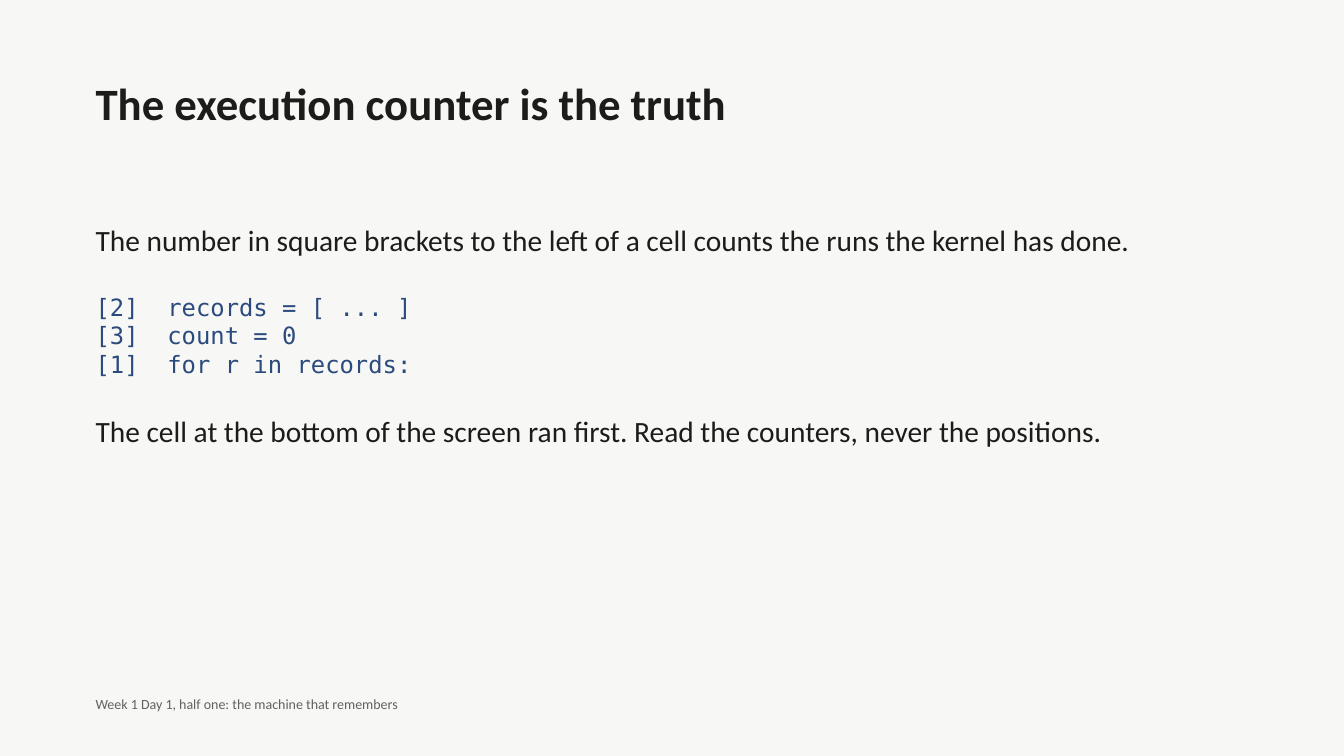
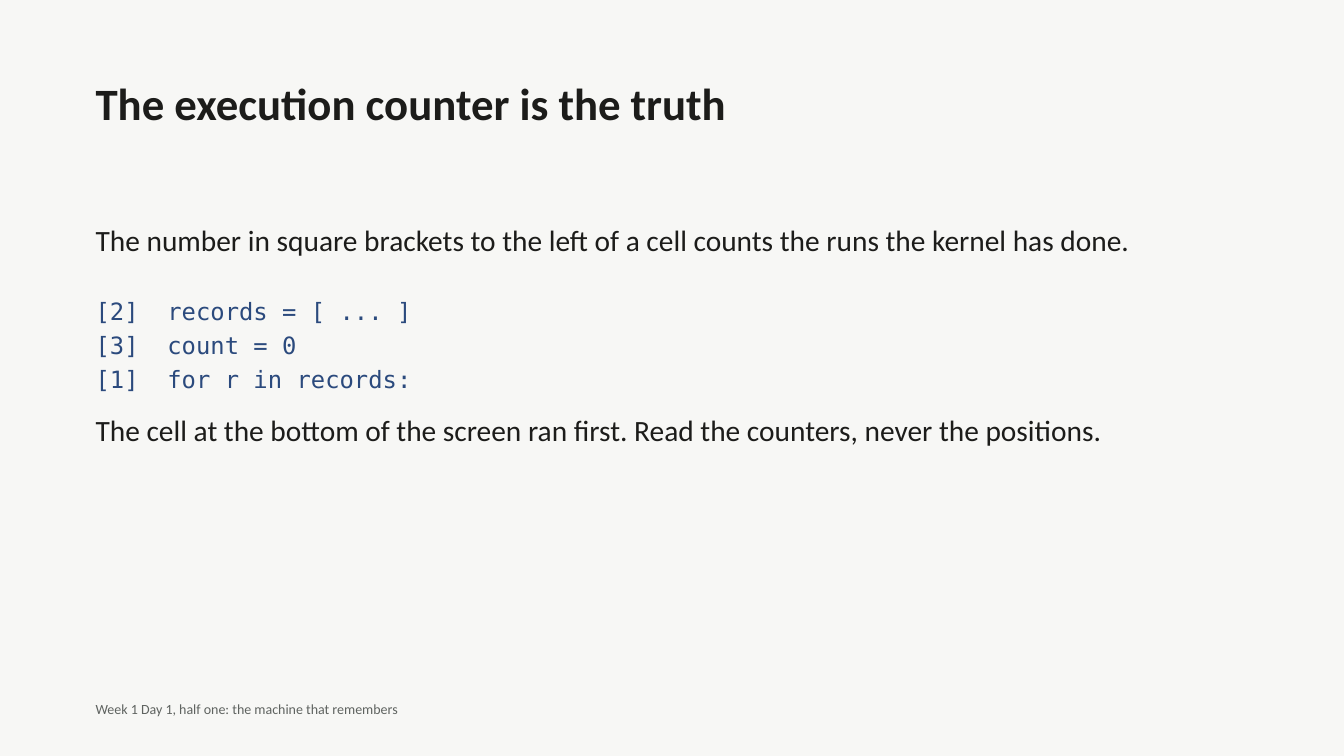
Before and after one commit to fde-academy-lab/c2-content-factory, a slide deck: slide 13 of content/W01/D1/C2_W01_D01_deck_half1_STUDENT.pptx. Drawn at 1344x756 pixels with LibreOffice and Linux fonts; fonts in the diff are those of the drawing. Boxes give left, top, right and bottom in pixels: in the first picture for what was removed or moved away, otherwise in the second. Text is boxed around its words. In the diff, an @@ line names an element or a change of style, - is before the commit and + after.

```diff
--- a/content/W01/D1/C2_W01_D01_deck_half1_STUDENT.pptx
+++ b/content/W01/D1/C2_W01_D01_deck_half1_STUDENT.pptx
@@ text "The number in square brackets ..." at bbox=[96, 230, 1128, 256]: more space between paragraphs @@
@@ text at bbox=[96, 298, 1101, 447]: paragraphs removed @@
-[2] records = [ ... ]
-[3] count = 0
-[1] for r in records:
-The cell at the bottom of the screen ran first. Read the counters, never the positions.
@@ text added at bbox=[96, 302, 412, 389], 17 pt, text #2B4A7D @@
+[2] records = [ ... ]
+[3] count = 0
+[1] for r in records:
@@ text "Week 1 Day 1, half ...": place and size @@
-text "Week 1 Day 1, half ..." at bbox=[96, 699, 397, 711]
+text "Week 1 Day 1, half ..." at bbox=[96, 704, 397, 716]
```
Also in this commit, not shown: 30 other slides changed, 7 other files.
